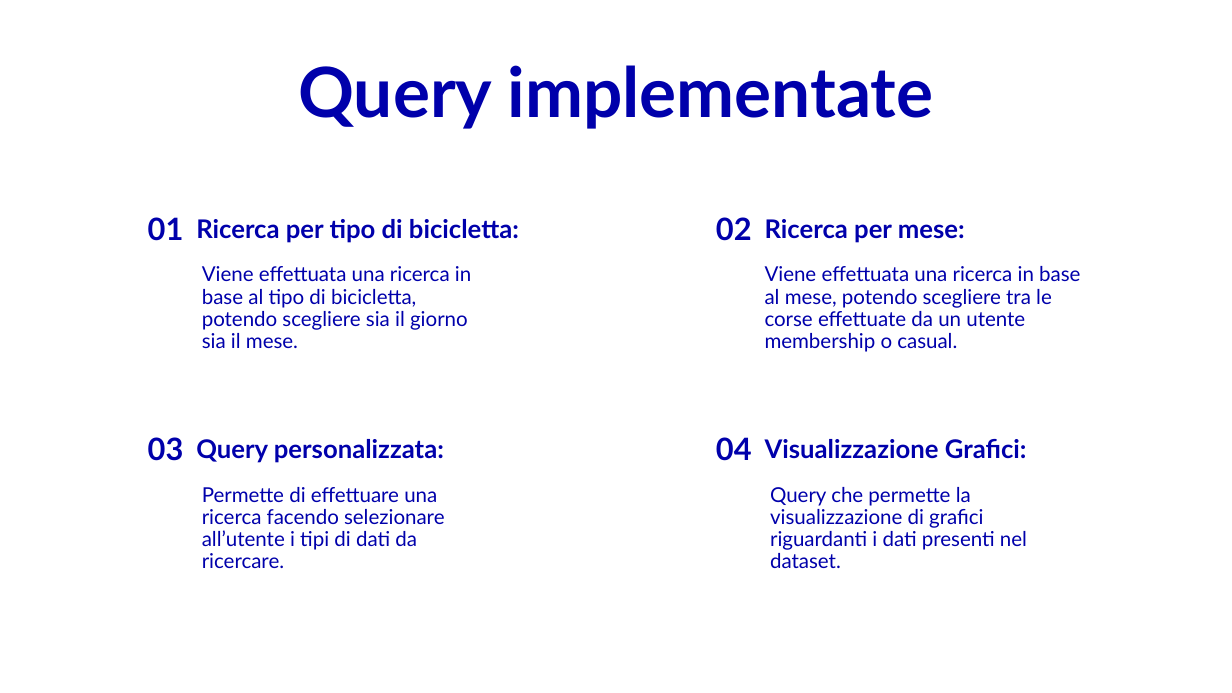
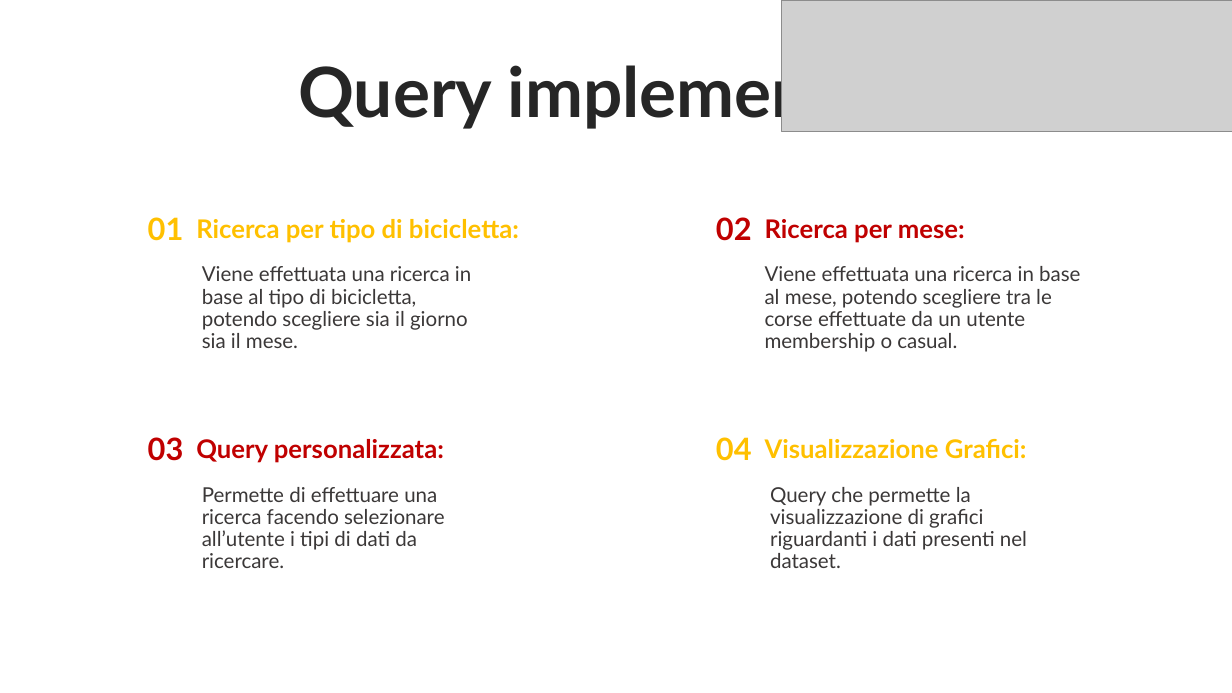
Before and after one commit to Robertales/tripdata-bike-chicago-bd2, a slide deck: slide 5 of presentazione/presentazioneBD2BarberisRobertazzi.pptx. Drawn at 1232x693 pixels with LibreOffice and Linux fonts; fonts in the diff are those of the drawing; grey boxes stand for pictures. Boxes give left, top, right and bottom in pixels: in the first picture for what was removed or moved away, otherwise in the second. Text is boxed around its words. In the diff, an @@ line names an element or a change of style, - is before the commit and + after.

```diff
--- a/presentazione/presentazioneBD2BarberisRobertazzi.pptx
+++ b/presentazione/presentazioneBD2BarberisRobertazzi.pptx
@@ picture added at box(782, 0, 1232, 131) @@
@@ text "Query implementate" at box(298, 57, 934, 130): text colour #0000AB to #262626 @@
@@ text colour #0000AB to #C00000 in 4 elements at box(765, 219, 965, 243), box(716, 217, 752, 241), box(196, 439, 444, 463), box(148, 437, 184, 461) @@
@@ text colour #0000AB to #FFC000 in 4 elements at box(196, 219, 519, 243), box(148, 217, 184, 241), box(765, 439, 1027, 459), box(716, 437, 752, 461) @@
@@ text colour #0000AB to #3B3838 in 4 elements at box(202, 266, 471, 348), box(765, 266, 1080, 352), box(202, 487, 445, 568), box(770, 487, 1027, 568) @@
```
Also in this commit, not shown: 6 other slides changed, 12 slides added, 2 other files.
